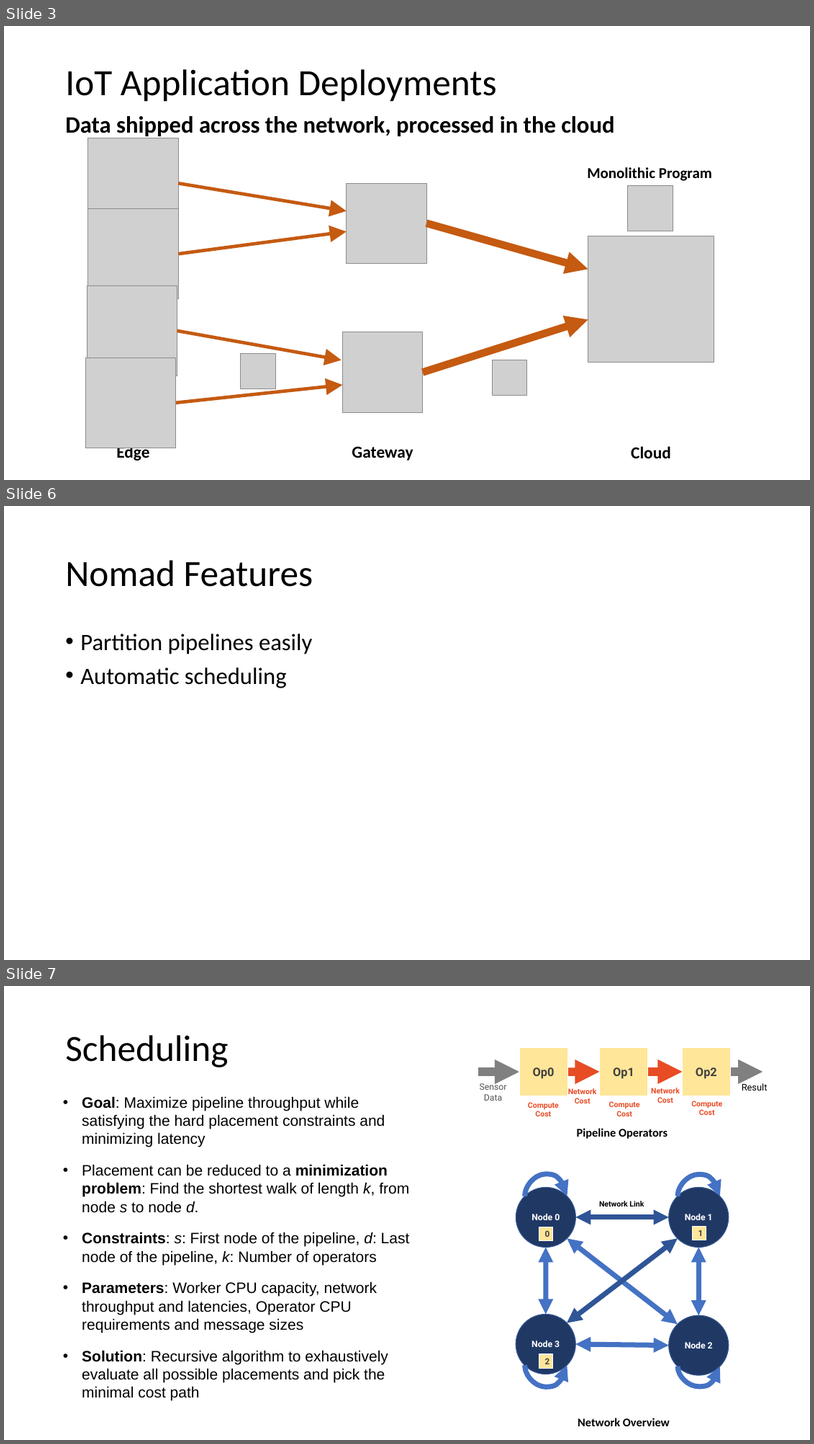
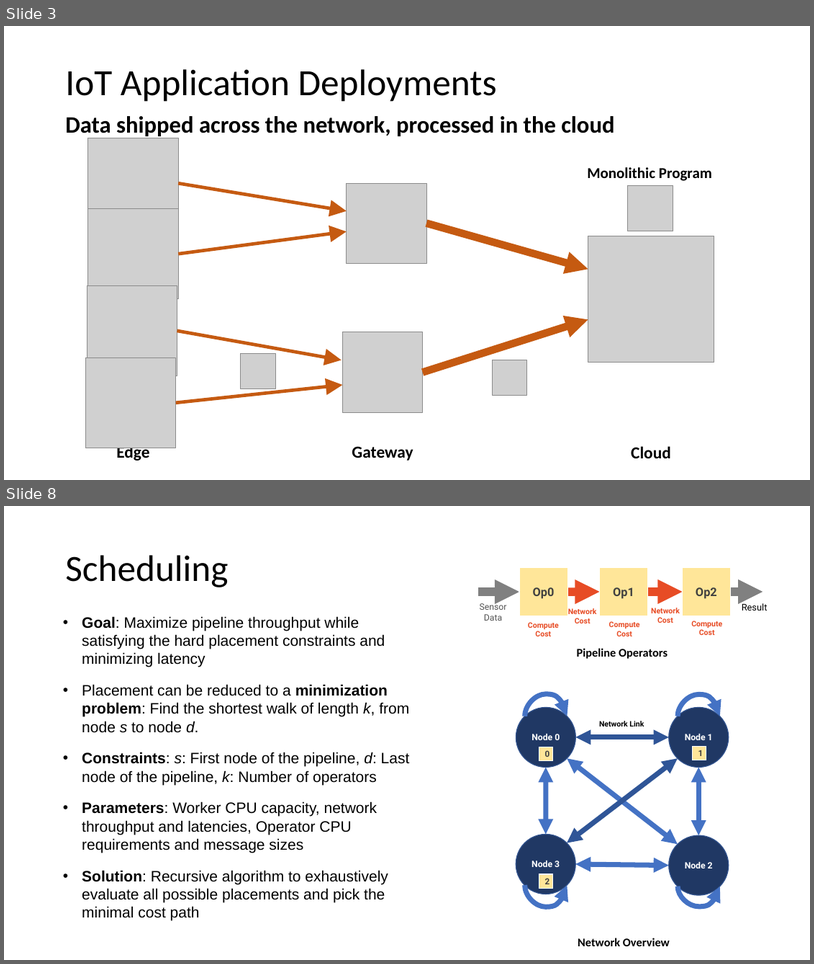
Before and after one commit to romilbhardwaj/nomad, a slide deck: tutorial/Nomad Bootcamp.pptx. Shown one above the other, each under a label of ours: slides 3, 6 and 7 before the commit, slides 3 and 8 after it; the slides between them are not shown. The pictures are 814x1444 and 814x964 pixels, drawn with LibreOffice and Linux fonts; fonts in the diff are those of the drawing; grey boxes stand for pictures. Boxes give left, top, right and bottom in pixels: in the first picture for what was removed or moved away, otherwise in the second. Text is boxed around its words. In the diff, an @@ line names an element or a change of style, - is before the commit and + after.

```diff
--- a/tutorial/Nomad Bootcamp.pptx
+++ b/tutorial/Nomad Bootcamp.pptx
@@ slide 6 removed at box(4, 506, 810, 960), background #FFFFFF @@
@@ title removed at box(65, 560, 313, 587) @@
-Nomad Features
@@ text removed at box(80, 633, 312, 688) @@
-• Partition pipelines easily
-• Automatic scheduling
@@ what was slide 7 is now slide 8 @@
```
Also in this commit, not shown: 4 slides changed, 4 slides added, 1 other slide removed, 10 other files.
